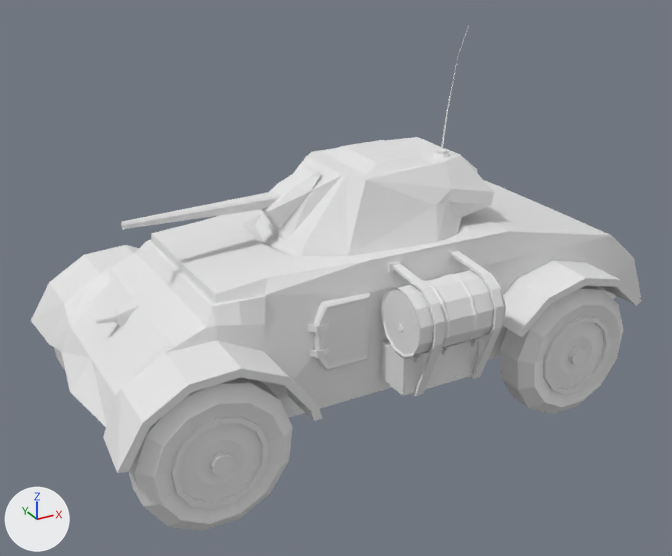
One commit to the FBX model Assets/Models/Car1.fbx: the scene before it, then after it.
Before and after are seen from a 50 mm lens placed at (-10.15, -18.27, 12.95), pointed at (0.22, 0.58, 3.52). The axes (+X, +Y, +Z) are drawn at lower left. The lights are the same throughout. The older version comes first. Materials are left out; every surface is plain grey. Where no turn or scale is listed for an object, it has been applied to the vertices. Vertices at exactly the same position are counted once.
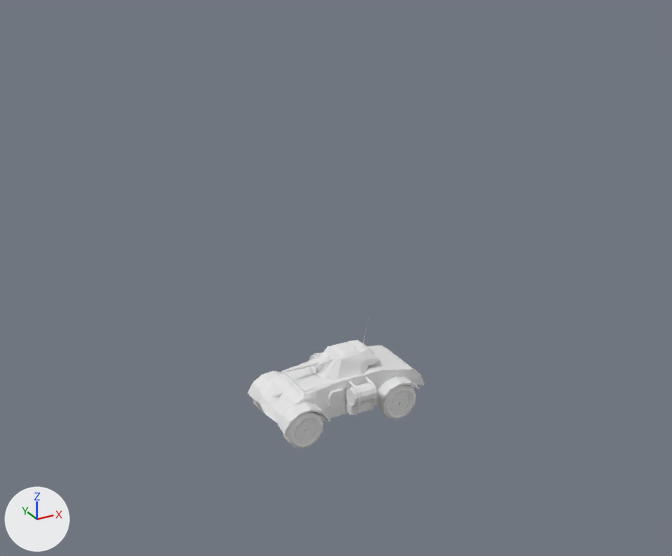
Pixel boxes [x1, y1, x2, y2] of what changed, in the pictures (672 x 556 px; the box of a moved part takes in the faces that stretch with it):
'Cylinder', deleted: before [31, 137, 642, 531]
'Cube', reshaped, moved, turned, rescaled: before [308, 293, 370, 371]; after [248, 325, 424, 449]
'Cylinder.001', deleted: before [432, 26, 469, 159]
part 1 of me_cube_001, moved or reshaped (not visible afterwards): before [308, 322, 329, 333]
part 2 of me_cube_001, moved or reshaped (not visible afterwards): before [308, 347, 329, 358]
part 3 of me_cube_001, deleted: before [314, 293, 370, 371]
part 4 of me_cube_001, added: after [248, 325, 424, 449]

The edits, one by one:
me_cube_001 is used by ob_cube; location (-0.93, -2.22, 3.34); scale (0.479, 0.479, 0.479).
me_cube_001 had 56 vertices, 40 faces and spanned x -1.8..1.42, y 0.52..1.07, z -1.74..1.72.
me_cube_001 now has 1733 vertices, 1599 faces and spans x -194.84..228.44, y -0.31..268.26, z -122.18..121.53.
me_cube_001 part 1: the loose piece of 16 vertices spanning x -1.8..-0.81, y 0.52..0.92, z 0.47..0.81 is turned -90 degrees about the x axis through its middle and scaled by 13.4, then moved by (-51.96, 101.23, 74.48).
me_cube_001 part 2: the loose piece of 16 vertices spanning x -1.8..-0.81, y 0.52..0.92, z -0.83..-0.49 is turned -90 degrees about the x axis through its middle and scaled by 13.4, then moved by (-51.96, 83.79, 75.78).
me_cube_001 part 3: the loose piece of 24 vertices spanning x -1.49..1.42, y 0.62..1.07, z -1.74..1.72 is deleted.
me_cube_001 part 4: 1685 vertices added at x -194.84..228.44, y -0.31..268.26, z -122.18..121.53.
Other edits to the shape of me_cube_001 do not show in these pictures.
Object 'Cube' (ob_cube) moves from (-0.93, -2.22, 3.34) to (-0.21, -0.1, 0.04).
Object 'Cube' (ob_cube) turns from (0, 0, 0) to (90, 0, 0) degrees about x, y and z.
Object 'Cube' (ob_cube) is rescaled from (0.479, 0.479, 0.479) to (0.01, 0.01, 0.01).
Object 'Cylinder.001' (ob_cylinder_001) is deleted.
Object 'Cylinder' (ob_cylinder) is deleted.
